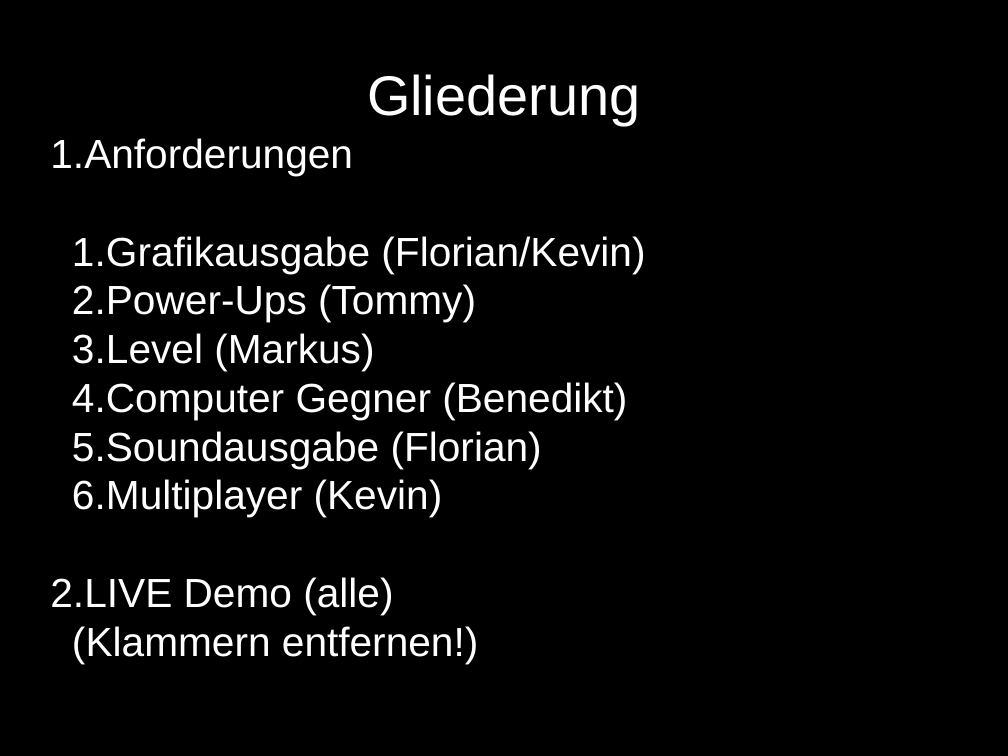
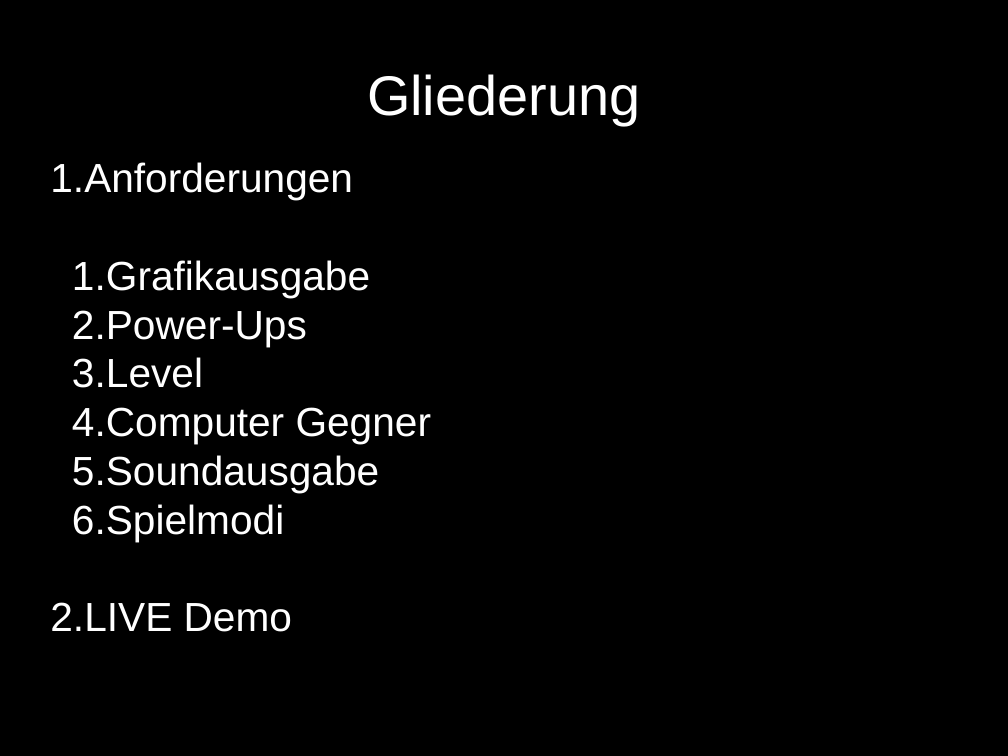
Before and after one commit to benediktibk/bomberman, a slide deck: slide 2 of documents/presentation/presentation.odp. Drawn at 1008x756 pixels with LibreOffice and Linux fonts; fonts in the diff are those of the drawing. Boxes give left, top, right and bottom in pixels: in the first picture for what was removed or moved away, otherwise in the second. Text is boxed around its words. In the diff, an @@ line names an element or a change of style, - is before the commit and + after.

Commit message:
added slides to presentation

```diff
--- a/documents/presentation/presentation.odp
+++ b/documents/presentation/presentation.odp
@@ subtitle "Anforderungen": place and size @@
-subtitle "Anforderungen" at bbox=[50, 138, 645, 664]
+subtitle "Anforderungen" at bbox=[50, 162, 432, 632]
@@ subtitle at bbox=[50, 260, 432, 632]: text changed @@
-  1. Grafikausgabe (Florian/Kevin)
-  2. Power-Ups (Tommy)
-  3. Level (Markus)
-  4. Computer Gegner (Benedikt)
-  5. Soundausgabe (Florian)
-  6. Multiplayer (Kevin)
-2. LIVE Demo (alle)
-   (Klammern entfernen!)
+  1. Grafikausgabe
+  2. Power-Ups
+  3. Level
+  4. Computer Gegner
+  5. Soundausgabe
+  6. Spielmodi
+2. LIVE Demo
```
Also in this commit, not shown: 1 other slide changed, 3 slides added, 2 slides removed.
